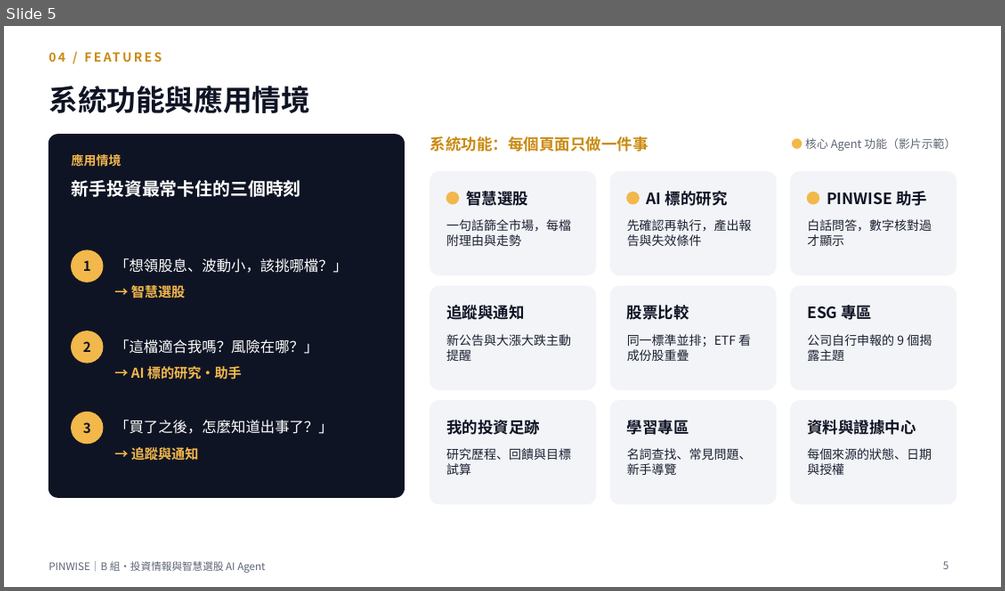
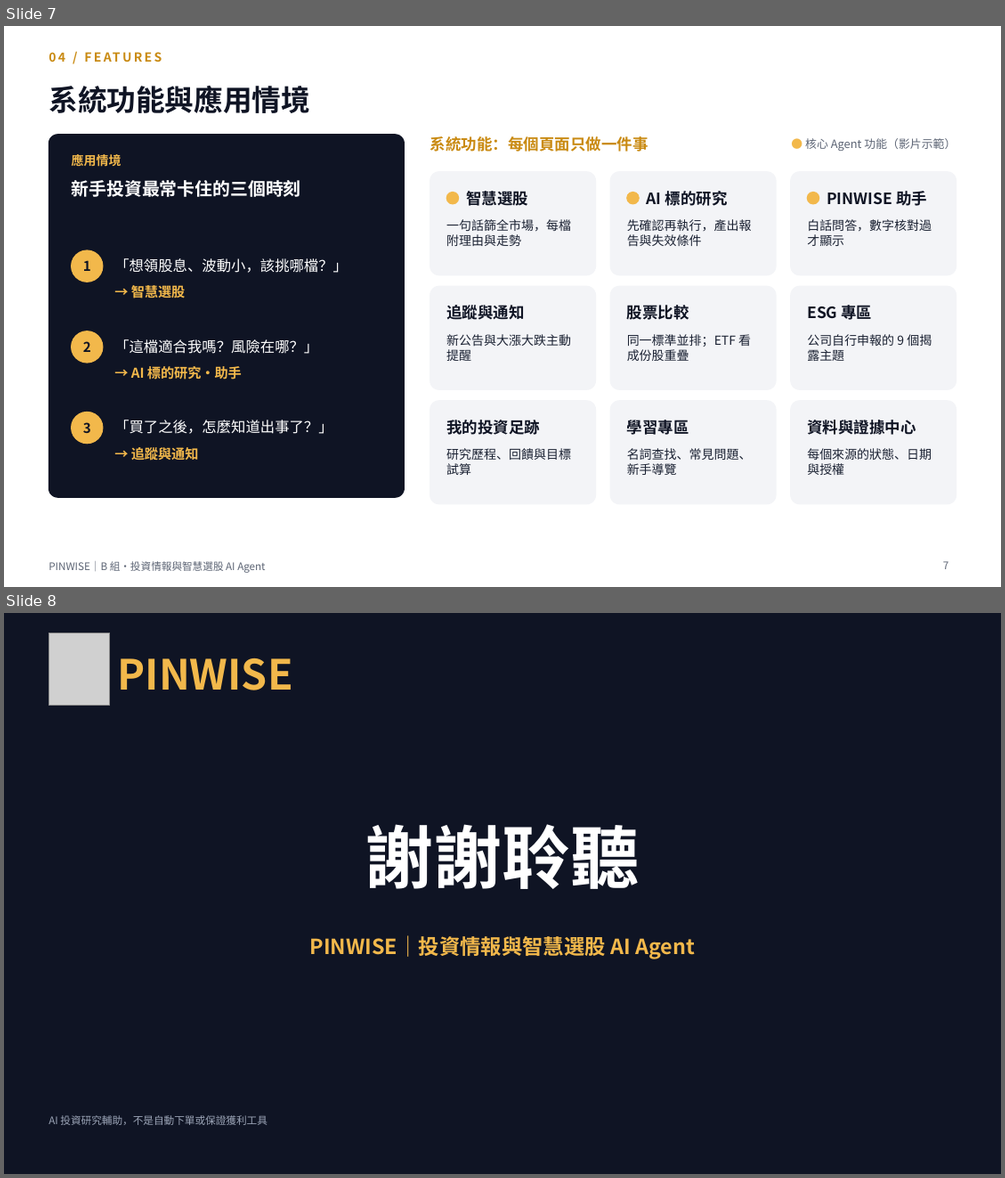
Before and after one commit to shen1201/PINWISE, a slide deck: docs/決賽簡報/B組_投資情報與智慧選股AIAgent_PINWISE_決賽簡報_5分鐘版.pptx. Shown one above the other, each under a label of ours: slide 5 before the commit, slides 7 and 8 after it. The pictures are 1005x591 and 1005x1178 pixels, drawn with LibreOffice and Linux fonts; fonts in the diff are those of the drawing; grey boxes stand for pictures. Boxes give left, top, right and bottom in pixels: in the first picture for what was removed or moved away, otherwise in the second. Text is boxed around its words. In the diff, an @@ line names an element or a change of style, - is before the commit and + after.

```diff
--- a/docs/決賽簡報/B組_投資情報與智慧選股AIAgent_PINWISE_決賽簡報_5分鐘版.pptx
+++ b/docs/決賽簡報/B組_投資情報與智慧選股AIAgent_PINWISE_決賽簡報_5分鐘版.pptx
@@ slide 8 added at bbox=[4, 613, 1001, 1174], background #0F1424 @@
@@ picture added at bbox=[48, 633, 109, 705] @@
@@ text added at bbox=[118, 658, 293, 690], 40 pt, text #F2B84B, bold @@
+PINWISE
@@ text added at bbox=[365, 824, 639, 889], 66 pt, text #FFFFFF, bold @@
+謝謝聆聽
@@ text added at bbox=[310, 935, 695, 959], 20 pt, text #F2B84B, bold @@
+PINWISE｜投資情報與智慧選股 AI Agent
@@ text added at bbox=[48, 1115, 267, 1125], 10 pt, text #9AA3B5 @@
+AI 投資研究輔助，不是自動下單或保證獲利工具
@@ what was slide 5 is now slide 7 @@
@@ page number at bbox=[943, 561, 948, 569]: text changed @@
-5
+7
```
Also in this commit, not shown: 2 slides changed.
